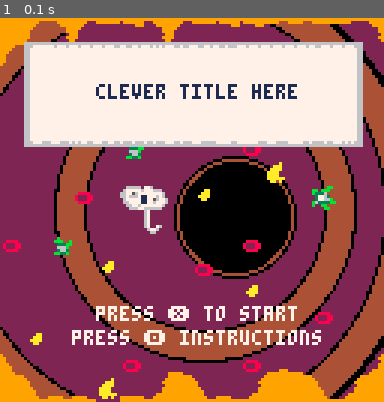
Above: before the commit, frame 1.
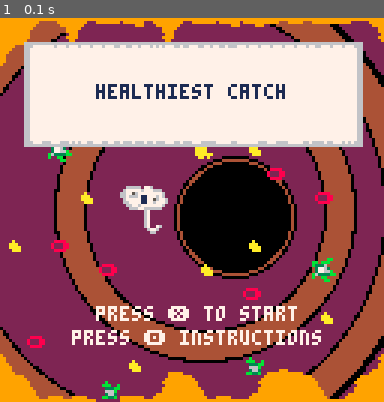
Above: after the commit, the same moment.

Repository: tyedye105/SlowJamJune2018
Game: PICO-8 cartridge amoebaFish.p8
Same seed, same stepped clock (60 frames per second), same inputs: the game is played once before the commit and once after it.
Inputs:
- Up to frame 1 (0.1 s): no input

The runs differ from the first frame. In frame 1, 3.4% of the frame differs, in the area x 0-88%, y 17-100%.

Commit message:
Add actual title to game. 'Healthiest Catch'.

Diff:
--- a/amoebaFish.p8
+++ b/amoebaFish.p8
@@ -2,9 +2,13 @@
 version 16
 __lua__
 function _init()
+t,f,s=0,1,10
+sp={22,33,34,35,36,0}
 end
 
 function _update()
+t=(t+1)%s
+if (t==0) f=f%#sp+1
 end
 
 function _draw()
@@ -14,14 +18,16 @@
 --to title
 
 draw_title()
---spr(1,64,20,2,1)
+--map(0,0)
+--spr(1,32,64,2,1)
+--spr(sp[f],32,64)
 
 end
 -->8
 --draw background
 function dbground()
 fillp(0b1100011001101100)
-rectfill(0,24,128,108,2)
+rectfill(0,16,128,108,2)
 fillp()
 end
 -->8
@@ -45,7 +51,7 @@
 function draw_titlebox()
 rectfill(8,8,120,42,6)
 rectfill(10,10,118,40,7)
-print("clever title here",32,22,1)
+print("healthiest catch",32,22,1)
 print("press ❎ to start",32,96,7)
 print("😐aefeagoewpqasdlfptafadpre",11,9,7)
 print("l☉aowqv★fgv♪⬅️█☉🅾️fvlm",11,37,7)
@@ -57,6 +63,9 @@
 map(112,48)
 draw_titlebox()
 end
+-->8
+--animation
+
 
 
 
@@ -187,22 +196,19 @@
 
 
 __map__
-1a1a1a1a00000000000000000000181800000000000000000000000000000000000000000000000000000000000000000000000000000000000000000000000000000000000000000000000000000000000000000000000000000000000000000000000000000000000000000000000000000000000000666666000000000000
+0000000000000000000000000000181800000000000000000000000000000000000000000000000000000000000000000000000000000000000000000000000000000000000000000000000000000000000000000000000000000000000000000000000000000000000000000000000000000000000000666666000000000000
 0000000000000000000000000000180000000000000000000000000000000000000000000000000000000000000000000000000000000000000000000000000000000000000000000000000000000000000000000000000000000000000000000000000000000000000000000000000000000000000000000000000000888888
-8888888888881a1a1a1a1a1a1a1a1a1a07070000000000000000000000000000000000000000000000000000000000000000000000000000000000000000000000000000000000000000000000000000000000000000000000000000000000000000000000000000000000000000000000000000000066000000000000000000
-0000000000000a1818190b1a1a0a1e0b00070700000000000000000000000000000000000000000000000000000000000000000000000000000000000000000000000000000000000000000000000000000000000000000000000000000000000000000000000000000000000000000000000000000066666666060000888888
-88888888888818181800080c0e19000700000700000000000000000000000000000000000000000000000000000000000000000000000000000000000000000000000000000000000000000000000000000000000000000000000000000000000000000000000000000000000000000000000000000066666666000000000000
-0000000000001817182400001907070700000700000000000000000000000000000000000000000000000000000000000000000000000000000000000000000000000000000000000000000000000000000000000000000000000000000000000000000000000000000000000000000000000000000000000000000000000000
-12191c17171c0000001107070707070000000007070000000000000000000000000000000000000000000000000000000000000000000000000000000000000000000000000000000000000000000000000000000000000000000000000000000000000000000000000000000000000000000000000000000000000000000000
-07000017121c0007070700070000000000000007070700000000000000000000000000000000000000000000000000000000000000000000000000000000000000000000000000000000000000000000000000000000000000000000000000000000000000000000000000000000000000000000000000000000000000000000
-0707071207071107000023070007070000000000070707000000000000000000000000000000000000000000000000000000000000000000000000000000000000000000000000000000000000000000000000000000000000000000000000000000000000000000000000000000000000000000000000000000000000000000
-0711070000000000120707070707000000000000070707000000000000000000000000000000000000000000000000000000000000000000000000000000000000000000000000000000000000000000000000000000000000000000000000000000000000000000000000000000000000000000000000000000000000000000
-000707003b3a00002d0707070719130909000000070700070000000000000000000000000000000000000000000000000000000000000000000000000000000000000000000000000000000000000000000000000000000000000000000000000000000000000000000000000000000000000000000000000000000000000000
-0000073b1a1a3a00191919071107070900000000000000070000000000000000000000000000000000000000000000000000000000000000000000000000000000000000000000000000000000000000000000000000000000000000000000000000000000000000000000000000000000000000000000000000000000000000
-05003b1a1a1a1a3a3b3a3e070707070900000000000000070000000000000000000000000000000000000000000000000000000000000000000000000000000000000000000000000000000000000000000000000000000000000000000000000000000000000000000000000000000000000000000000000000000000000000
-1a1a1a1a1a1a1a1a1a1a1a1a1a1a1a1a00000000000000070000000000000000000000000000000000000000000000000000000000000000000000000000000000000000000000000000000000000000000000000000000000000000000000000000000000000000000000000000000000000000000000000000000000000000
-0707070707070707070707070707070700000000000000070000000000000000000000000000000000000000000000000000000000000000000000000000000000000000000000000000000000000000000000000000000000000000000000000000000000000000000000000000000000000000000000000000000000000000
-0707070707070707070707070707070707000000070707070000000000000000000000000000000000000000000000000000000000000000000000000000000000000000000000000000000000000000000000000000000000000000000000000000000000000000000000000000000000000000000000000000000000000000
-0707070707000007070707070707070707070707000007070000000000000000000000000000000000000000000000000000000000000000000000000000000000000000000000000000000000000000000000000000000000000000000000000000000000000000000000000000000000000000000000000000000000000000
-
-
+0a0c0d0b1a1a1a1a1a1a1a1a1a1a1a1a00000000000000000000000000000000000000000000000000000000000000000000000000000000000000000000000000000000000000000000000000000000000000000000000000000000000000000000000000000000000000000000000000000000000066000000000000000000
+000000000b1a0a1818000b1a1a0a1e0b00000000000000000000000000000000000000000000000000000000000000000000000000000000000000000000000000000000000000000000000000000000000000000000000000000000000000000000000000000000000000000000000000000000000066666666060000888888
+00000000000e18181800000c0e00000000000000000000000000000000000000000000000000000000000000000000000000000000000000000000000000000000000000000000000000000000000000000000000000000000000000000000000000000000000000000000000000000000000000000066666666000000000000
+0000000000001817182400000000000000000000000000000000000000000000000000000000000000000000000000000000000000000000000000000000000000000000000000000000000000000000000000000000000000000000000000000000000000000000000000000000000000000000000000000000000000000000
+0000001717000000001100000000000000000000000000000000000000000000000000000000000000000000000000000000000000000000000000000000000000000000000000000000000000000000000000000000000000000000000000000000000000000000000000000000000000000000000000000000000000000000
+0000001700000000000000000000000000000000000000000000000000000000000000000000000000000000000000000000000000000000000000000000000000000000000000000000000000000000000000000000000000000000000000000000000000000000000000000000000000000000000000000000000000000000
+0000000000000000000023000000000000000000000000000000000000000000000000000000000000000000000000000000000000000000000000000000000000000000000000000000000000000000000000000000000000000000000000000000000000000000000000000000000000000000000000000000000000000000
+0000000000000000242424000000000000000000000000000000000000000000000000000000000000000000000000000000000000000000000000000000000000000000000000000000000000000000000000000000000000000000000000000000000000000000000000000000000000000000000000000000000000000000
+000000003b3a0000000000242424240000000000000000000000000000000000000000000000000000000000000000000000000000000000000000000000000000000000000000000000000000000000000000000000000000000000000000000000000000000000000000000000000000000000000000000000000000000000
+0000003b1a1a3a00000000000000000000000000000000000000000000000000000000000000000000000000000000000000000000000000000000000000000000000000000000000000000000000000000000000000000000000000000000000000000000000000000000000000000000000000000000000000000000000000
+00003b1a1a1a1a3a3b3a3e000000000000000000000000000000000000000000000000000000000000000000000000000000000000000000000000000000000000000000000000000000000000000000000000000000000000000000000000000000000000000000000000000000000000000000000000000000000000000000
+1a1a1a1a1a1a1a1a1a1a1a1a1a1a1a1a00000000000000000000000000000000000000000000000000000000000000000000000000000000000000000000000000000000000000000000000000000000000000000000000000000000000000000000000000000000000000000000000000000000000000000000000000000000
+
+
Not shown, changed: 38 lines of the sprite sheet (__gfx__) section of amoebaFish.p8
